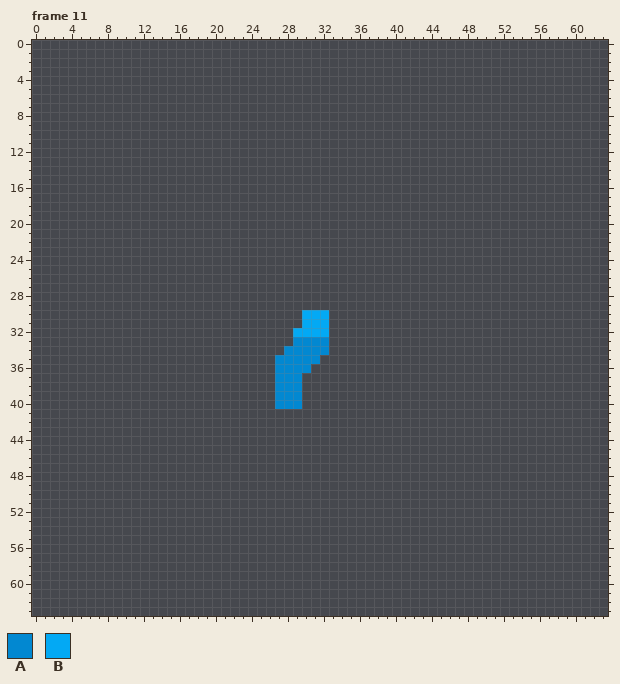
Two states of a pixel-art file, Ressources/Characters/Base_Character/Walk/Base_Character_Walk_E.aseprite. The picture above was drawn from the file before the commit.
64x64 pixels, 16 frames. Shown: frame 11. The commit also changed other frames, which this record leaves out.
Palette (. is transparent): A #0288d1  B #03a9f4
And afterwards:
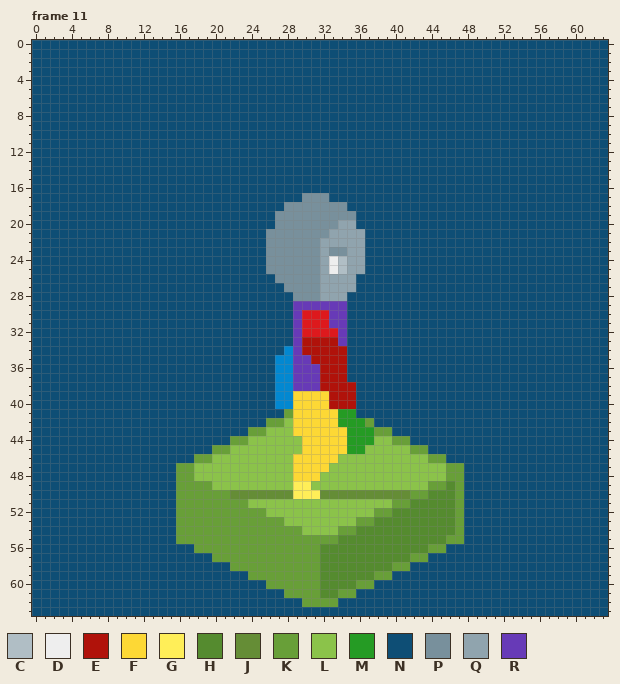
Colours new in this view: C #b0bec5  D #eeeeee  E #b0120a  F #fdd835  G #ffee58  H #558b2f  J #658d36  K #689f38  L #8bc34a  M #259b24  N #0e4e75  P #78909c  Q #90a4ae  R #673ab7
Commit: Changement des gifs
The edit:
layer "Background" now shown
layer "Line" now shown
layer "Sec Leg" now shown
layer "Main Leg" now shown
layer "Torso" now shown
layer "Main Arm" now shown
layer "Head" now shown
colour B: #03a9f4 -> #dd191d
Changed rows in their new state; - is a pixel that keeps its letter.
Frame 11:
first column x 0:
 0 NNNNNNNNNNNNNNNNNNNNNNNNNNNNNNNNNNNNNNNNNNNNNNNNNNNNNNNNNNNNNNNN
 1 NNNNNNNNNNNNNNNNNNNNNNNNNNNNNNNNNNNNNNNNNNNNNNNNNNNNNNNNNNNNNNNN
 2 NNNNNNNNNNNNNNNNNNNNNNNNNNNNNNNNNNNNNNNNNNNNNNNNNNNNNNNNNNNNNNNN
 3 NNNNNNNNNNNNNNNNNNNNNNNNNNNNNNNNNNNNNNNNNNNNNNNNNNNNNNNNNNNNNNNN
 4 NNNNNNNNNNNNNNNNNNNNNNNNNNNNNNNNNNNNNNNNNNNNNNNNNNNNNNNNNNNNNNNN
 5 NNNNNNNNNNNNNNNNNNNNNNNNNNNNNNNNNNNNNNNNNNNNNNNNNNNNNNNNNNNNNNNN
 6 NNNNNNNNNNNNNNNNNNNNNNNNNNNNNNNNNNNNNNNNNNNNNNNNNNNNNNNNNNNNNNNN
 7 NNNNNNNNNNNNNNNNNNNNNNNNNNNNNNNNNNNNNNNNNNNNNNNNNNNNNNNNNNNNNNNN
 8 NNNNNNNNNNNNNNNNNNNNNNNNNNNNNNNNNNNNNNNNNNNNNNNNNNNNNNNNNNNNNNNN
 9 NNNNNNNNNNNNNNNNNNNNNNNNNNNNNNNNNNNNNNNNNNNNNNNNNNNNNNNNNNNNNNNN
10 NNNNNNNNNNNNNNNNNNNNNNNNNNNNNNNNNNNNNNNNNNNNNNNNNNNNNNNNNNNNNNNN
11 NNNNNNNNNNNNNNNNNNNNNNNNNNNNNNNNNNNNNNNNNNNNNNNNNNNNNNNNNNNNNNNN
12 NNNNNNNNNNNNNNNNNNNNNNNNNNNNNNNNNNNNNNNNNNNNNNNNNNNNNNNNNNNNNNNN
13 NNNNNNNNNNNNNNNNNNNNNNNNNNNNNNNNNNNNNNNNNNNNNNNNNNNNNNNNNNNNNNNN
14 NNNNNNNNNNNNNNNNNNNNNNNNNNNNNNNNNNNNNNNNNNNNNNNNNNNNNNNNNNNNNNNN
15 NNNNNNNNNNNNNNNNNNNNNNNNNNNNNNNNNNNNNNNNNNNNNNNNNNNNNNNNNNNNNNNN
16 NNNNNNNNNNNNNNNNNNNNNNNNNNNNNNNNNNNNNNNNNNNNNNNNNNNNNNNNNNNNNNNN
17 NNNNNNNNNNNNNNNNNNNNNNNNNNNNNNPPPNNNNNNNNNNNNNNNNNNNNNNNNNNNNNNN
18 NNNNNNNNNNNNNNNNNNNNNNNNNNNNPPPPPPPNNNNNNNNNNNNNNNNNNNNNNNNNNNNN
19 NNNNNNNNNNNNNNNNNNNNNNNNNNNPPPPPPPPPNNNNNNNNNNNNNNNNNNNNNNNNNNNN
20 NNNNNNNNNNNNNNNNNNNNNNNNNNNPPPPPPPQQNNNNNNNNNNNNNNNNNNNNNNNNNNNN
21 NNNNNNNNNNNNNNNNNNNNNNNNNNPPPPPPPQQQQNNNNNNNNNNNNNNNNNNNNNNNNNNN
22 NNNNNNNNNNNNNNNNNNNNNNNNNNPPPPPPQQQQQNNNNNNNNNNNNNNNNNNNNNNNNNNN
23 NNNNNNNNNNNNNNNNNNNNNNNNNNPPPPPPQPPQQNNNNNNNNNNNNNNNNNNNNNNNNNNN
24 NNNNNNNNNNNNNNNNNNNNNNNNNNPPPPPPQDCQQNNNNNNNNNNNNNNNNNNNNNNNNNNN
25 NNNNNNNNNNNNNNNNNNNNNNNNNNPPPPPPQDCQQNNNNNNNNNNNNNNNNNNNNNNNNNNN
26 NNNNNNNNNNNNNNNNNNNNNNNNNNNPPPPPQQQQNNNNNNNNNNNNNNNNNNNNNNNNNNNN
27 NNNNNNNNNNNNNNNNNNNNNNNNNNNNPPPPQQQQNNNNNNNNNNNNNNNNNNNNNNNNNNNN
28 NNNNNNNNNNNNNNNNNNNNNNNNNNNNNPPPQQQNNNNNNNNNNNNNNNNNNNNNNNNNNNNN
29 NNNNNNNNNNNNNNNNNNNNNNNNNNNNNRRRRRRNNNNNNNNNNNNNNNNNNNNNNNNNNNNN
30 NNNNNNNNNNNNNNNNNNNNNNNNNNNNNR---RRNNNNNNNNNNNNNNNNNNNNNNNNNNNNN
31 NNNNNNNNNNNNNNNNNNNNNNNNNNNNNR---RRNNNNNNNNNNNNNNNNNNNNNNNNNNNNN
32 NNNNNNNNNNNNNNNNNNNNNNNNNNNNNR---BRNNNNNNNNNNNNNNNNNNNNNNNNNNNNN
33 NNNNNNNNNNNNNNNNNNNNNNNNNNNNNREEEERNNNNNNNNNNNNNNNNNNNNNNNNNNNNN
34 NNNNNNNNNNNNNNNNNNNNNNNNNNNN-REEEEENNNNNNNNNNNNNNNNNNNNNNNNNNNNN
35 NNNNNNNNNNNNNNNNNNNNNNNNNNN--RREEEENNNNNNNNNNNNNNNNNNNNNNNNNNNNN
36 NNNNNNNNNNNNNNNNNNNNNNNNNNN--RRREEENNNNNNNNNNNNNNNNNNNNNNNNNNNNN
37 NNNNNNNNNNNNNNNNNNNNNNNNNNN--RRREEENNNNNNNNNNNNNNNNNNNNNNNNNNNNN
38 NNNNNNNNNNNNNNNNNNNNNNNNNNN--RRREEEENNNNNNNNNNNNNNNNNNNNNNNNNNNN
39 NNNNNNNNNNNNNNNNNNNNNNNNNNN--FFFFEEENNNNNNNNNNNNNNNNNNNNNNNNNNNN
40 NNNNNNNNNNNNNNNNNNNNNNNNNNN--FFFFEEENNNNNNNNNNNNNNNNNNNNNNNNNNNN
41 NNNNNNNNNNNNNNNNNNNNNNNNNNNNKFFFFFMMNNNNNNNNNNNNNNNNNNNNNNNNNNNN
42 NNNNNNNNNNNNNNNNNNNNNNNNNNKKLFFFFFMMMKNNNNNNNNNNNNNNNNNNNNNNNNNN
43 NNNNNNNNNNNNNNNNNNNNNNNNKKLLLFFFFFFMMMKKNNNNNNNNNNNNNNNNNNNNNNNN
44 NNNNNNNNNNNNNNNNNNNNNNKKLLLLLLFFFFFMMMLLKKNNNNNNNNNNNNNNNNNNNNNN
45 NNNNNNNNNNNNNNNNNNNNKKLLLLLLLLFFFFFMMLLLLLKKNNNNNNNNNNNNNNNNNNNN
46 NNNNNNNNNNNNNNNNNNKKLLLLLLLLLFFFFFLLLLLLLLLLKKNNNNNNNNNNNNNNNNNN
47 NNNNNNNNNNNNNNNNKKLLLLLLLLLLLFFFFLLLLLLLLLLLLLKKNNNNNNNNNNNNNNNN
48 NNNNNNNNNNNNNNNNKKLLLLLLLLLLLFFFLLLLLLLLLLLLLLKKNNNNNNNNNNNNNNNN
49 NNNNNNNNNNNNNNNNKKKKLLLLLLLLLGGLLLLLLLLLLLLLKKHKNNNNNNNNNNNNNNNN
50 NNNNNNNNNNNNNNNNKKKKKKJJJJJJJGGGJJJJJJJJJJKKHHHKNNNNNNNNNNNNNNNN
51 NNNNNNNNNNNNNNNNKKKKKKKKLLLLLLLLLLLLLLLLKKHHHHHKNNNNNNNNNNNNNNNN
52 NNNNNNNNNNNNNNNNKKKKKKKKKKLLLLLLLLLLLLKKHHHHHHHKNNNNNNNNNNNNNNNN
53 NNNNNNNNNNNNNNNNKKKKKKKKKKKKLLLLLLLLKKHHHHHHHHHKNNNNNNNNNNNNNNNN
54 NNNNNNNNNNNNNNNNKKKKKKKKKKKKKKLLLLKKHHHHHHHHHHHKNNNNNNNNNNNNNNNN
55 NNNNNNNNNNNNNNNNKKKKKKKKKKKKKKKKKKHHHHHHHHHHHHKKNNNNNNNNNNNNNNNN
56 NNNNNNNNNNNNNNNNNNKKKKKKKKKKKKKKHHHHHHHHHHHHKKNNNNNNNNNNNNNNNNNN
57 NNNNNNNNNNNNNNNNNNNNKKKKKKKKKKKKHHHHHHHHHHKKNNNNNNNNNNNNNNNNNNNN
58 NNNNNNNNNNNNNNNNNNNNNNKKKKKKKKKKHHHHHHHHKKNNNNNNNNNNNNNNNNNNNNNN
59 NNNNNNNNNNNNNNNNNNNNNNNNKKKKKKKKHHHHHHKKNNNNNNNNNNNNNNNNNNNNNNNN
60 NNNNNNNNNNNNNNNNNNNNNNNNNNKKKKKKHHHHKKNNNNNNNNNNNNNNNNNNNNNNNNNN
61 NNNNNNNNNNNNNNNNNNNNNNNNNNNNKKKKHHKKNNNNNNNNNNNNNNNNNNNNNNNNNNNN
62 NNNNNNNNNNNNNNNNNNNNNNNNNNNNNNKKKKNNNNNNNNNNNNNNNNNNNNNNNNNNNNNN
63 NNNNNNNNNNNNNNNNNNNNNNNNNNNNNNNNNNNNNNNNNNNNNNNNNNNNNNNNNNNNNNNN
Boxes around the changes in both pictures, in picture pixels (x1, y1, x2, y2):
changed: (32, 40, 608, 616)
